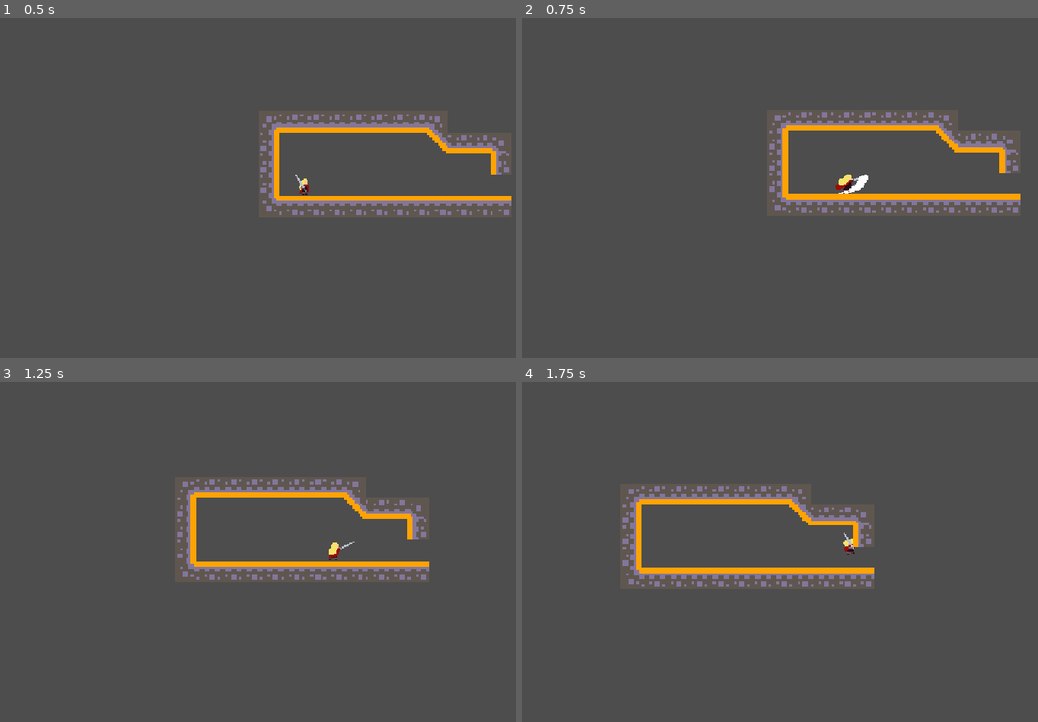
Above: before the commit, frames 1-4 (two rows, left to right).
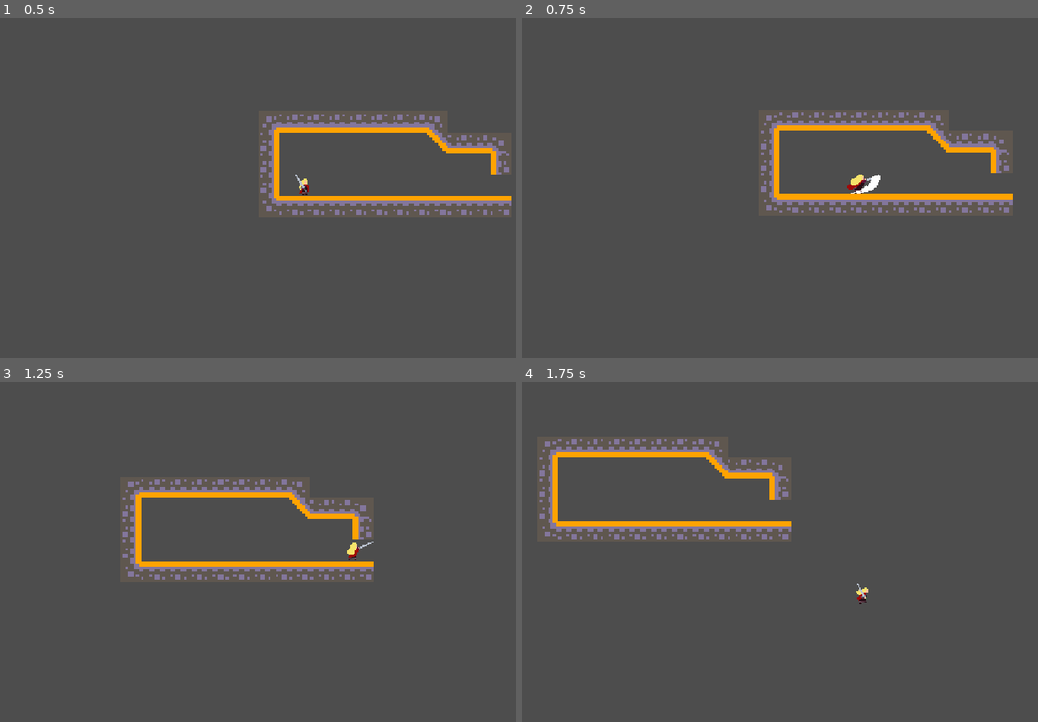
Above: after the commit, the same moments.

Repository: GameJam-NACRE/GMTK-2026
Game: Godot game, scene res://scenes/levels/phase0/level_0.tscn
The game is run twice, just before and just after one commit, with the same random seed, the same clock (stepped at 60 frames per second) and the same inputs. This scene is started directly instead of the project's main scene.
Inputs:
- Up to frame 1 (0.5 s): no input
- Up to frame 2 (0.75 s): tap Enter (attack) at 0.5 s; hold D (move_right) from 0.53 s (still down); hold Shift (run) from 0.53 s (still down)
- Up to frame 3 (1.25 s): keep holding D (move_right); keep holding Shift (run); tap W (move_up) at 0.77 s
- Up to frame 4 (1.75 s): keep holding D (move_right); release Shift (run) at 1.28 s; tap Enter (attack) at 1.35 s; tap W (move_up) at 1.52 s; tap Shift (run) at 1.55 s

Frame 1 is identical in both runs. In frame 2, 2.9% of the frame differs, in the area x 46-97%, y 27-58%; in frame 3, 4.3%; in frame 4, 7.2%, in the area x 3-69%, y 16-66%.
Error after the commit: Cannot call method 'add_child' on a null value. (res://src/autoload/level_manager.gd:15)

Commit message:
:dizzy: Add running animation

Diff:
--- a/src/player/player.gd
+++ b/src/player/player.gd
@@ -3,11 +3,13 @@
 @onready var animated_sprite_2d: AnimatedSprite2D = $AnimatedSprite2D
 
 @export var speed = 300.0
+@export var run_speed = 500.0
 @export var jump_velocity = -500.0
 @export var short_hop_divisor = 4.0
 @export var attack_speed_scale = 1.5
 
 var is_attacking = false
+var is_running = false
 
 func _ready() -> void:
 	add_to_group("player")
@@ -18,7 +20,11 @@
 		velocity += get_gravity() * delta
 
 	var direction := Input.get_axis("move_left", "move_right")
-	velocity.x = direction * speed if direction else move_toward(velocity.x, 0, speed)
+	is_running = Input.is_action_pressed("run") and direction != 0
+
+	var current_speed = run_speed if is_running else speed
+
+	velocity.x = direction * current_speed if direction else move_toward(velocity.x, 0, speed)
 
 	if Input.is_action_just_pressed("move_up") and is_on_floor():
 		velocity.y = jump_velocity
@@ -46,6 +52,8 @@
 
 	if not is_on_floor():
 		animated_sprite_2d.animation = "jump"
+	elif is_running:
+		animated_sprite_2d.animation = "run"
 	elif velocity.x > 1 or velocity.x < -1:
 		animated_sprite_2d.animation = "walk"
 	else:
